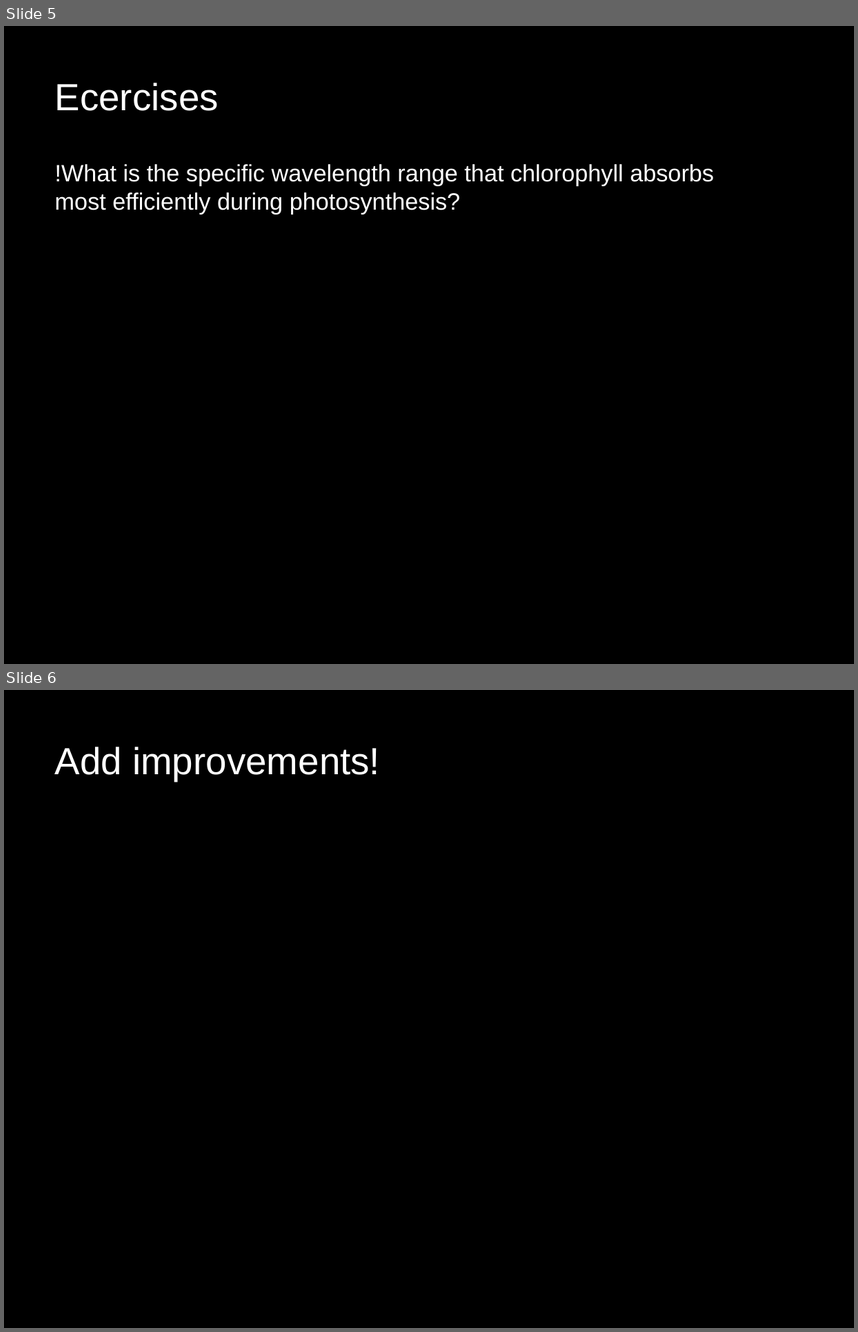
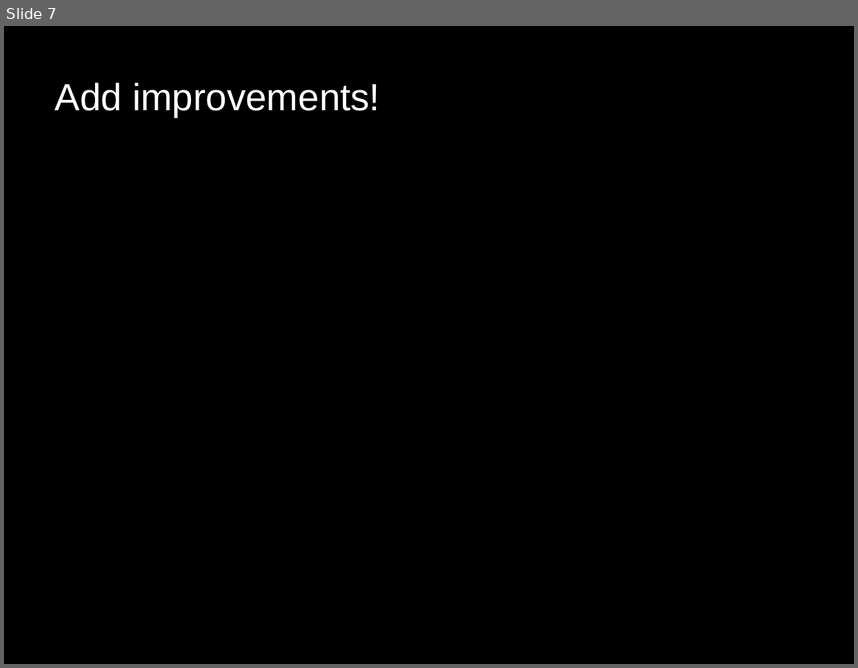
Before and after one commit to CarlZelger/LLMVideoGen, a slide deck: Flask-Project/test2.pptx. Shown one above the other, each under a label of ours: slides 5 and 6 before the commit, slide 7 after it. The pictures are 858x1332 and 858x668 pixels, drawn with LibreOffice and Linux fonts; fonts in the diff are those of the drawing. Boxes give left, top, right and bottom in pixels: in the first picture for what was removed or moved away, otherwise in the second. Text is boxed around its words. In the diff, an @@ line names an element or a change of style, - is before the commit and + after.

```diff
--- a/Flask-Project/test2.pptx
+++ b/Flask-Project/test2.pptx
@@ slide 5 removed at <box>4,26,854,664</box>, background #000000 @@
@@ text removed at <box>55,83,219,111</box> @@
-Ecercises
@@ text removed at <box>55,164,714,214</box> @@
-!What is the specific wavelength range that chlorophyll absorbs most efficiently during photosynthesis?
@@ what was slide 6 is now slide 7 @@
```
Also in this commit, not shown: 2 slides changed, 3 slides added, 1 other slide removed, 11 other files.
